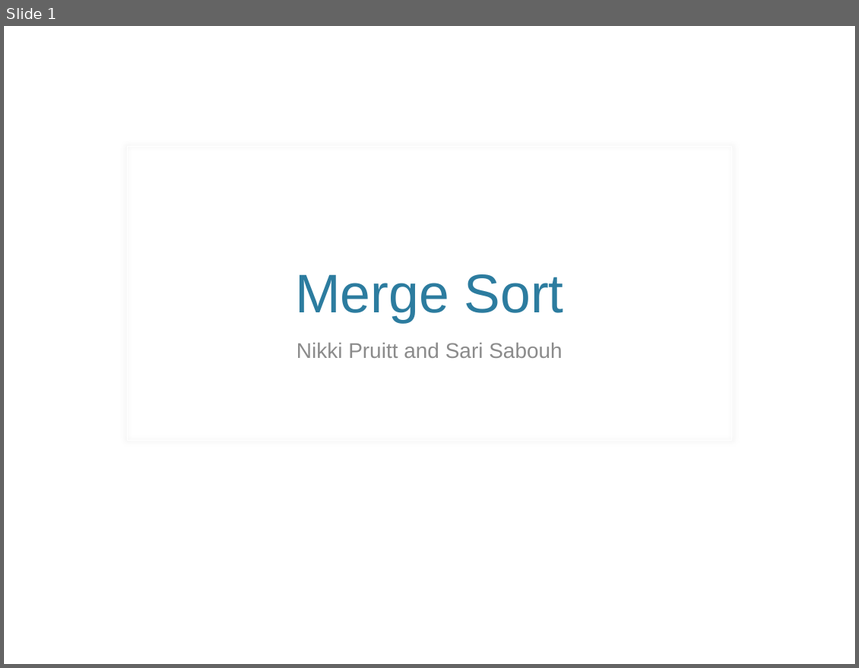
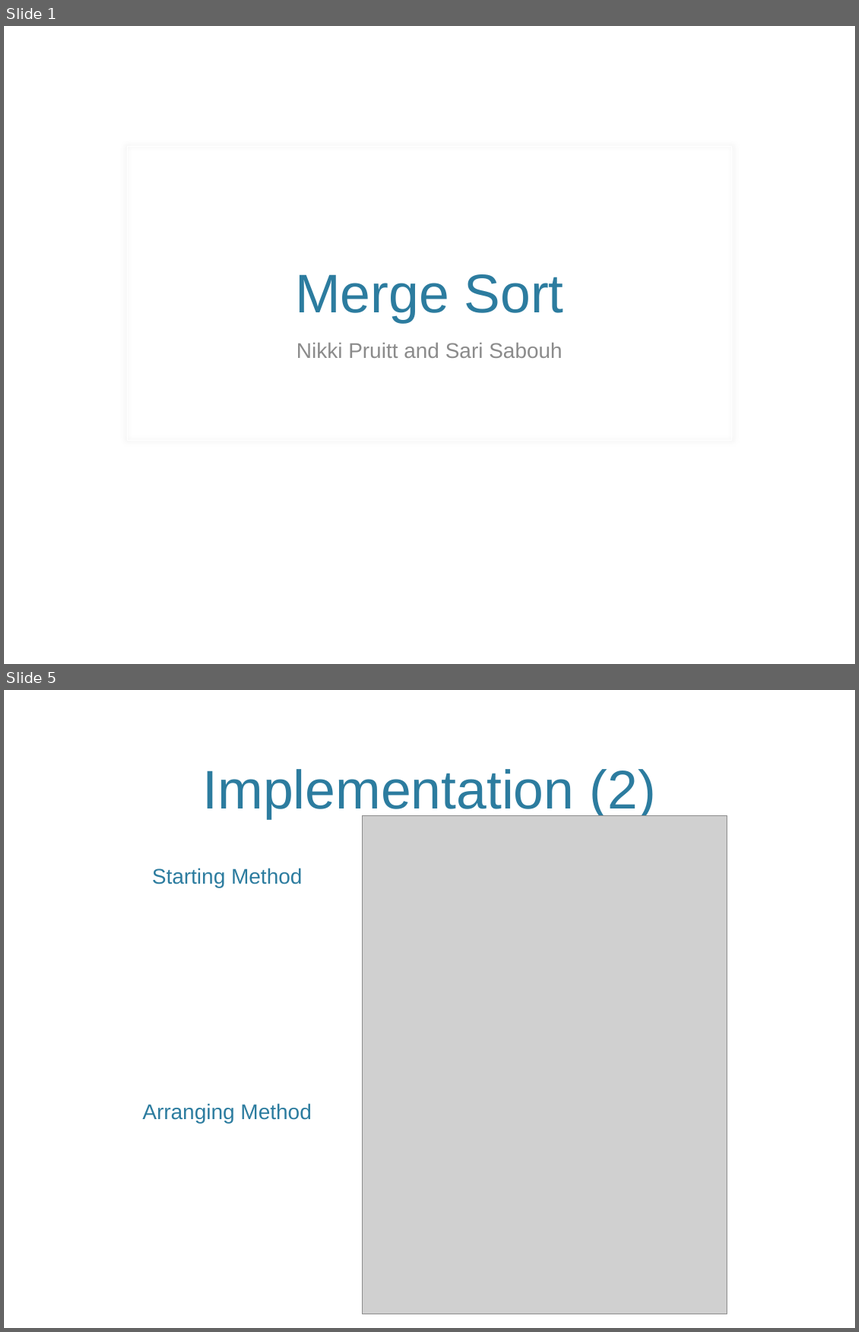
Before and after one commit to nikkipruitt/SortingProject, a slide deck: MergeSortPresentation.pptx. Shown one above the other, each under a label of ours: slide 1 before the commit, slides 1 and 5 after it; the slides between them are not shown. The pictures are 859x668 and 859x1332 pixels, drawn with LibreOffice and Linux fonts; fonts in the diff are those of the drawing; grey boxes stand for pictures; background and template pictures are left out. Boxes give left, top, right and bottom in pixels: in the first picture for what was removed or moved away, otherwise in the second. Text is boxed around its words. In the diff, an @@ line names an element or a change of style, - is before the commit and + after.

Commit message:
Adds screenshots and partial analysis slide

```diff
--- a/MergeSortPresentation.pptx
+++ b/MergeSortPresentation.pptx
@@ slide 5 added at <box>4,690,855,1328</box>, background picture (left out) @@
@@ title added at <box>203,769,655,819</box>, 46 pt, text #2C7C9F @@
+Implementation (2)
@@ picture added at <box>363,816,728,1315</box> @@
@@ text added at <box>152,868,302,888</box>, 18 pt, text #2C7C9F @@
+Starting Method
@@ text added at <box>142,1103,311,1124</box>, 18 pt, text #2C7C9F @@
+Arranging Method
```
Also in this commit, not shown: 1 slide changed, 2 other slides added, 2 slides removed.
